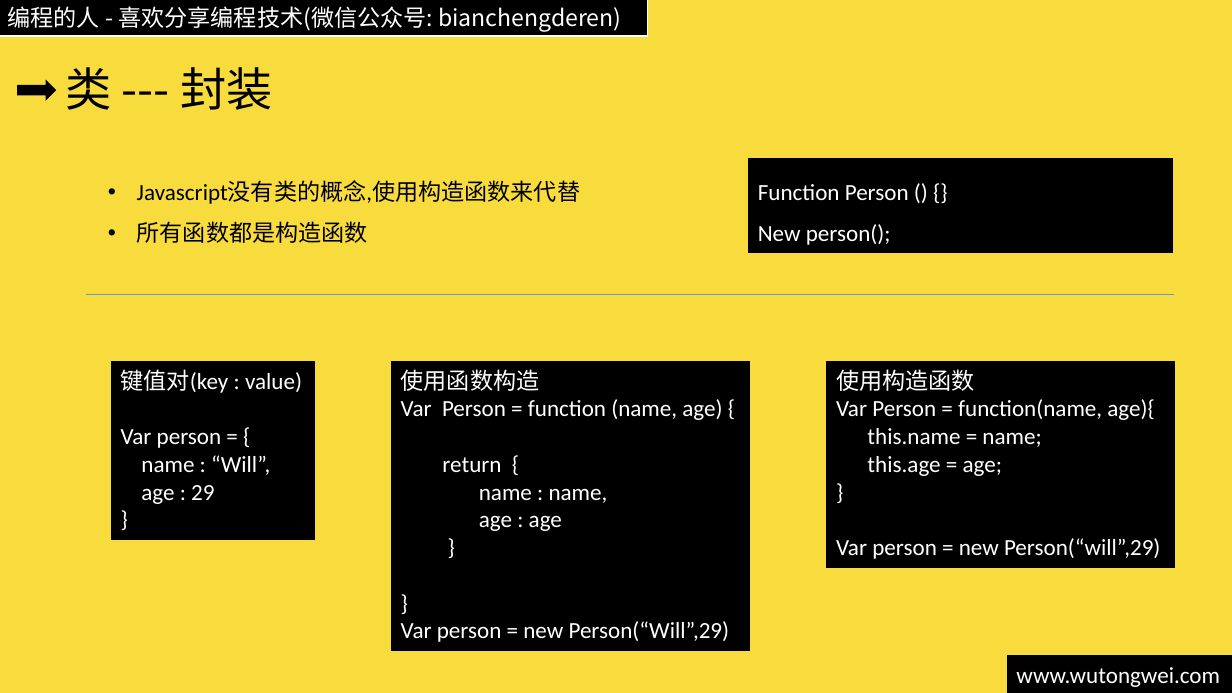
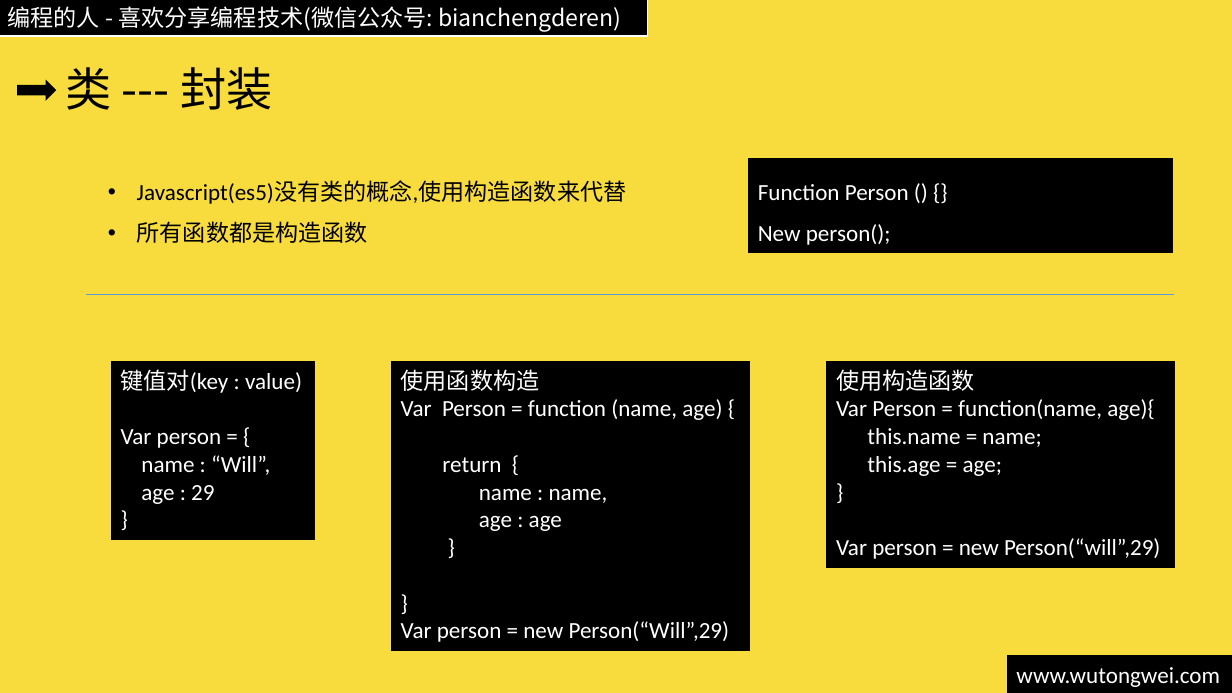
Before and after one commit to willculture/training, a slide deck: slide 56 of ppt/front-end/Javascript.pptx. Drawn at 1232x693 pixels with LibreOffice and Linux fonts; fonts in the diff are those of the drawing. Boxes give left, top, right and bottom in pixels: in the first picture for what was removed or moved away, otherwise in the second. Text is boxed around its words. In the diff, an @@ line names an element or a change of style, - is before the commit and + after.

```diff
--- a/ppt/front-end/Javascript.pptx
+++ b/ppt/front-end/Javascript.pptx
@@ text at (137,180,627,204): text changed @@
-• Javascript没有类的概念,使用构造函数来代替
+• Javascript(es5)没有类的概念,使用构造函数来代替
```
Also in this commit, not shown: 1 other slide changed, 3 other files.
